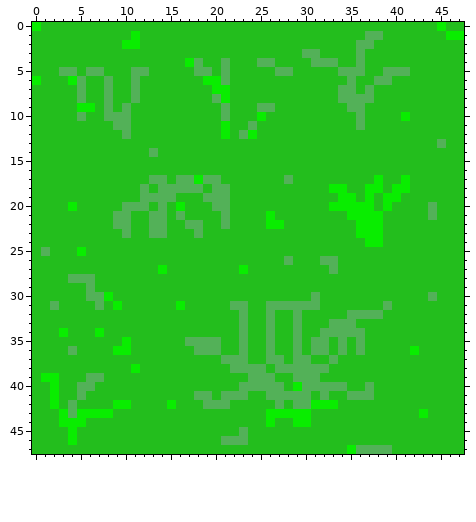
One commit to this pixel-art sprite: gay game/test_BACKINTHEGAME/res/tiles/grass3.png. The picture above was drawn from the file before the commit.
The file is 48x48 pixels.
After:
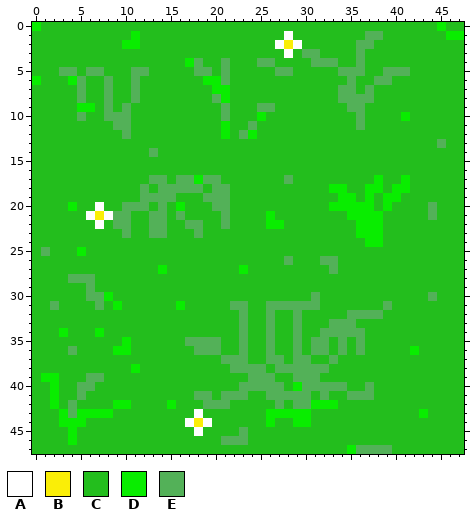
Palette (. is transparent): A #ffffff  B #faee07  C #23be1d  D #09ed00  E #53b158
The exact change:
y 1: x 28 C -> A
y 2: x 27..29 CCC -> ABA
y 3: x 28 C -> A
y 20: x 7 C -> A
y 21: x 6..8 CCC -> ABA
y 22: x 7 C -> A
y 43: x 18 C -> A
y 44: x 17..19 CCC -> ABA
y 45: x 18 C -> A
Where, in picture pixels (left, top, right, bottom), the same in both pictures:
changed: (275, 31, 302, 58)
changed: (86, 202, 113, 229)
changed: (185, 409, 212, 436)
